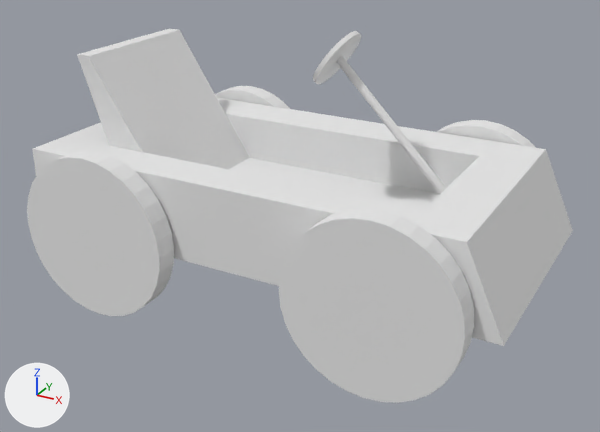
Two versions of the OBJ model Assets/_Art/_Models/kart.obj, one commit apart.
Camera for both pictures: a 50 mm lens placed at (3.4, -6.07, 2.23), pointed at (0.17, -0.19, -0.71). Arrows for +X, +Y and +Z are at lower left; the lights stay in place. Where no turn or scale is listed for an object, it has been applied to the vertices.

Before the edit, the objects in view are built like this:
```python
ob_cube_cube_001 = bpy.data.objects.new('Cube_Cube.001', me_cube_cube_001)
ob_cube_cube_001.location = (0.0, 0.0, 0.0)
ob_cylinder_000_cylinder_012 = bpy.data.objects.new('Cylinder.000_Cylinder.012', me_cylinder_000_cylinder_012)
ob_cylinder_000_cylinder_012.location = (0.0, 0.0, 0.0)
ob_cylinder_001_cylinder_011 = bpy.data.objects.new('Cylinder.001_Cylinder.011', me_cylinder_001_cylinder_011)
ob_cylinder_001_cylinder_011.location = (0.0, 0.0, 0.0)
ob_cylinder_002_cylinder_013 = bpy.data.objects.new('Cylinder.002_Cylinder.013', me_cylinder_002_cylinder_013)
ob_cylinder_002_cylinder_013.location = (0.0, 0.0, 0.0)
ob_cylinder_003_cylinder_014 = bpy.data.objects.new('Cylinder.003_Cylinder.014', me_cylinder_003_cylinder_014)
ob_cylinder_003_cylinder_014.location = (0.0, 0.0, 0.0)
```
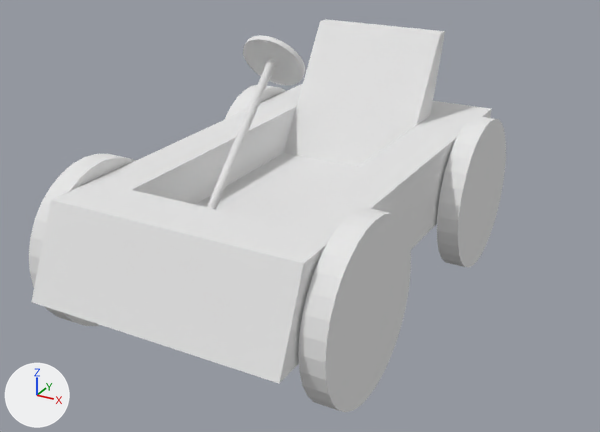
What differs and where, as boxes (x1, y1, x2, y2) in the pictures (600 x 432 px):
'Cube.001', added
    after: (32, 19, 491, 383)
'Cube_Cube.001', deleted
    before: (32, 29, 573, 346)
'Cylinder.002_Cylinder.013', mesh turned
    before: (279, 208, 474, 403)
    after: (29, 154, 136, 326)
'Cylinder.003_Cylinder.014', reshaped
    before: (27, 150, 174, 316)
    after: (225, 85, 286, 119)
'Cylinder.000_Cylinder.012', mesh turned
    before: (437, 120, 536, 148)
    after: (298, 208, 411, 413)
'Cylinder.001_Cylinder.011', mesh turned
    before: (215, 86, 290, 109)
    after: (437, 116, 506, 268)

The change, as a list of edits to the scene's bpy script:
```text
Change me_cylinder_000_cylinder_012:
    where me_cylinder_000_cylinder_012.from_pydata(...)  # 64 vertices, 34 faces; spans x 0.583..2.045, y 1.142..1.344, z -1.543..-0.08
    used by ob_cylinder_000_cylinder_012; location = (0.0, 0.0, 0.0)
    me_cylinder_000_cylinder_012 part 1: the whole mesh is turned -90.2 degrees about the z axis through its middle, then moved by (-0.07, -2.496, 0.0)
Change me_cylinder_001_cylinder_011:
    where me_cylinder_001_cylinder_011.from_pydata(...)  # 64 vertices, 34 faces; spans x -2.006..-0.543, y 1.142..1.344, z -1.543..-0.08
    used by ob_cylinder_001_cylinder_011; location = (0.0, 0.0, 0.0)
    me_cylinder_001_cylinder_011 part 2: the whole mesh is turned -90 degrees about the z axis through its middle, then moved by (2.528, 0.092, 0.0)
Change me_cylinder_002_cylinder_013:
    where me_cylinder_002_cylinder_013.from_pydata(...)  # 64 vertices, 34 faces; spans x 0.583..2.045, y -1.284..-1.082, z -1.543..-0.08
    used by ob_cylinder_002_cylinder_013; location = (0.0, 0.0, 0.0)
    me_cylinder_002_cylinder_013 part 3: the whole mesh is turned -90.2 degrees about the z axis through its middle, then moved by (-2.496, -0.061, 0.0)
Change me_cylinder_003_cylinder_014:
    where me_cylinder_003_cylinder_014.from_pydata(...)  # 64 vertices, 34 faces; spans x -2.006..-0.543, y -1.284..-1.082, z -1.543..-0.08
    used by ob_cylinder_003_cylinder_014; location = (0.0, 0.0, 0.0)
    me_cylinder_003_cylinder_014 part 4: the whole mesh is multiplied about its middle by the matrix ((-0.004, 1.0, -0.001), (-1.0, -0.004, 0.0), (0.0, 0.001, 1.0)), then moved by (0.101, 2.527, 0.0)
Add me_cube_001:
    me_cube_001.from_pydata(...)  # 306 vertices, 244 faces; spans x -1.07..1.14, y -2.2..2.14, z -0.92..0.91
    me_cube_001.materials.append(mat_material_005)  # white #e7e7e7
Remove ob_cube_cube_001:
    ob_cube_cube_001 = bpy.data.objects.new('Cube_Cube.001', me_cube_cube_001)
    ob_cube_cube_001.location = (0.0, 0.0, 0.0)
Add ob_cube_001:
    ob_cube_001 = bpy.data.objects.new('Cube.001', me_cube_001)
    ob_cube_001.location = (0.0, 0.0, 0.0)
```
